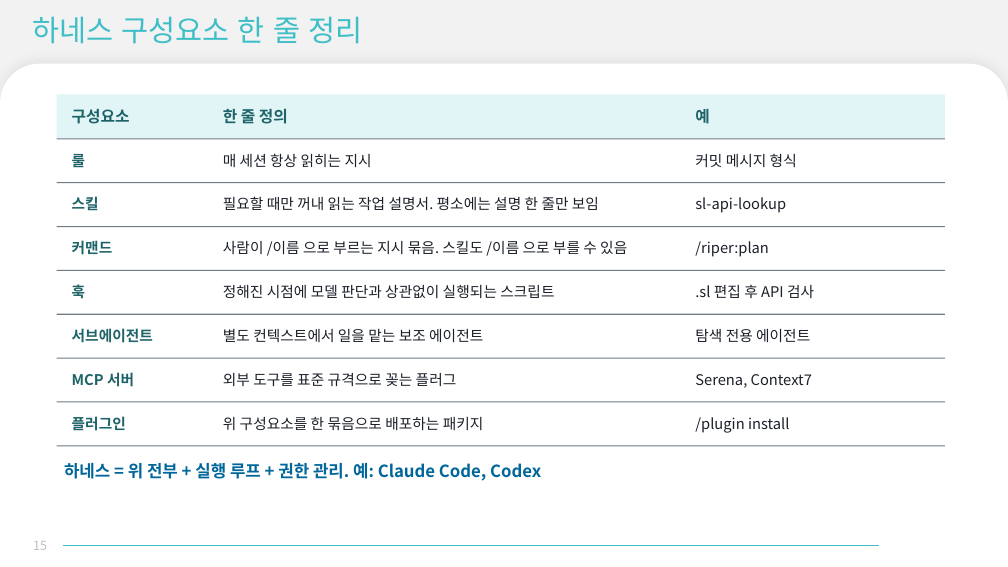
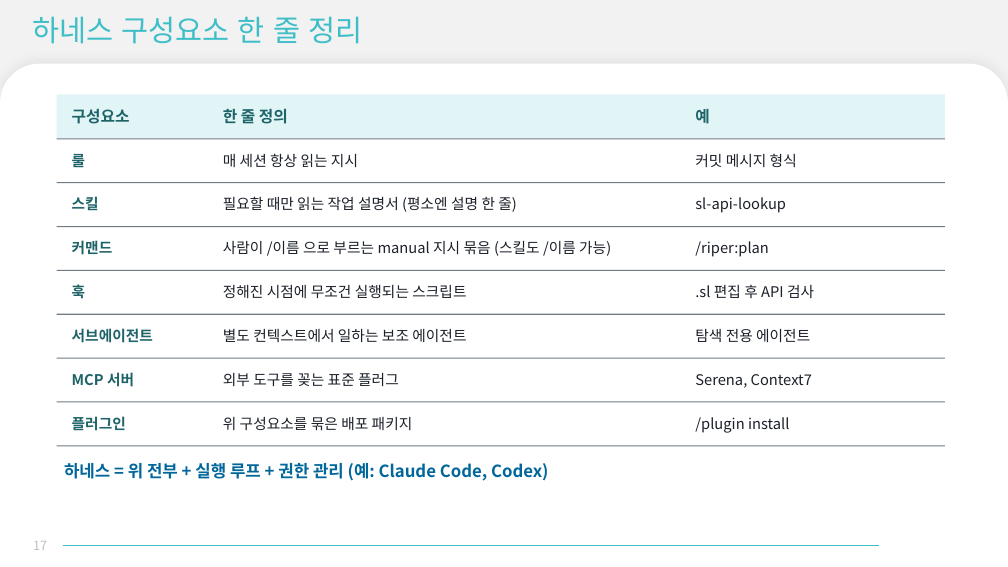
Before and after one commit to evespimrose/SVD-Harness, a slide deck: slide 17 of docs/presentation/LLM-도입-발표.pptx (slide 15 before the commit). Drawn at 1008x567 pixels with LibreOffice and Linux fonts; fonts in the diff are those of the drawing; background and template pictures are left out. Boxes give left, top, right and bottom in pixels: in the first picture for what was removed or moved away, otherwise in the second. Text is boxed around its words. In the diff, an @@ line names an element or a change of style, - is before the commit and + after.

Commit message:
docs: 발표 문구 정리와 요금제 슬라이드 추가

```diff
--- a/docs/presentation/LLM-도입-발표.pptx
+++ b/docs/presentation/LLM-도입-발표.pptx
@@ text at [223, 153, 358, 167]: text changed @@
-매 세션 항상 읽히는 지시
+매 세션 항상 읽는 지시
@@ text at [223, 196, 517, 212]: text changed @@
-필요할 때만 꺼내 읽는 작업 설명서. 평소에는 설명 한 줄만 보임
+필요할 때만 읽는 작업 설명서 (평소엔 설명 한 줄)
@@ text at [223, 241, 611, 256]: text changed @@
-사람이 /이름 으로 부르는 지시 묶음. 스킬도 /이름 으로 부를 수 있음
+사람이 /이름 으로 부르는 manual 지시 묶음 (스킬도 /이름 가능)
@@ text at [223, 285, 466, 298]: text changed @@
-정해진 시점에 모델 판단과 상관없이 실행되는 스크립트
+정해진 시점에 무조건 실행되는 스크립트
@@ text at [223, 329, 466, 342]: text changed @@
-별도 컨텍스트에서 일을 맡는 보조 에이전트
+별도 컨텍스트에서 일하는 보조 에이전트
@@ text at [223, 373, 399, 386]: text changed @@
-외부 도구를 표준 규격으로 꽂는 플러그
+외부 도구를 꽂는 표준 플러그
@@ text at [223, 417, 413, 430]: text changed @@
-위 구성요소를 한 묶음으로 배포하는 패키지
+위 구성요소를 묶은 배포 패키지
@@ text at [64, 463, 548, 481]: text changed @@
-하네스 = 위 전부 + 실행 루프 + 권한 관리. 예: Claude Code, Codex
+하네스 = 위 전부 + 실행 루프 + 권한 관리 (예: Claude Code, Codex)
@@ page number at [33, 541, 47, 550]: text changed @@
-15
+17
```
Also in this commit, not shown: 27 other slides changed, 2 slides added.
